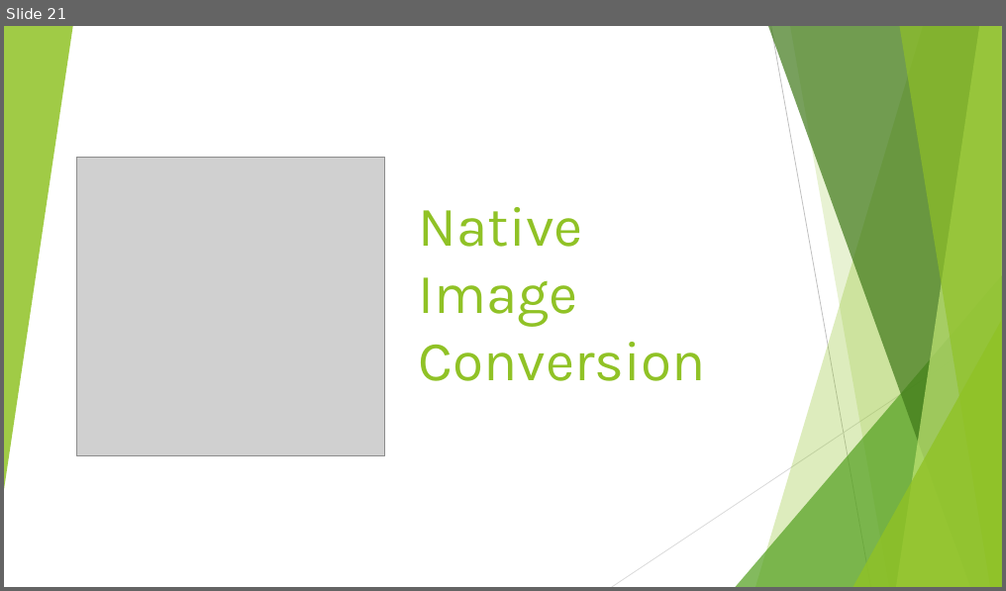
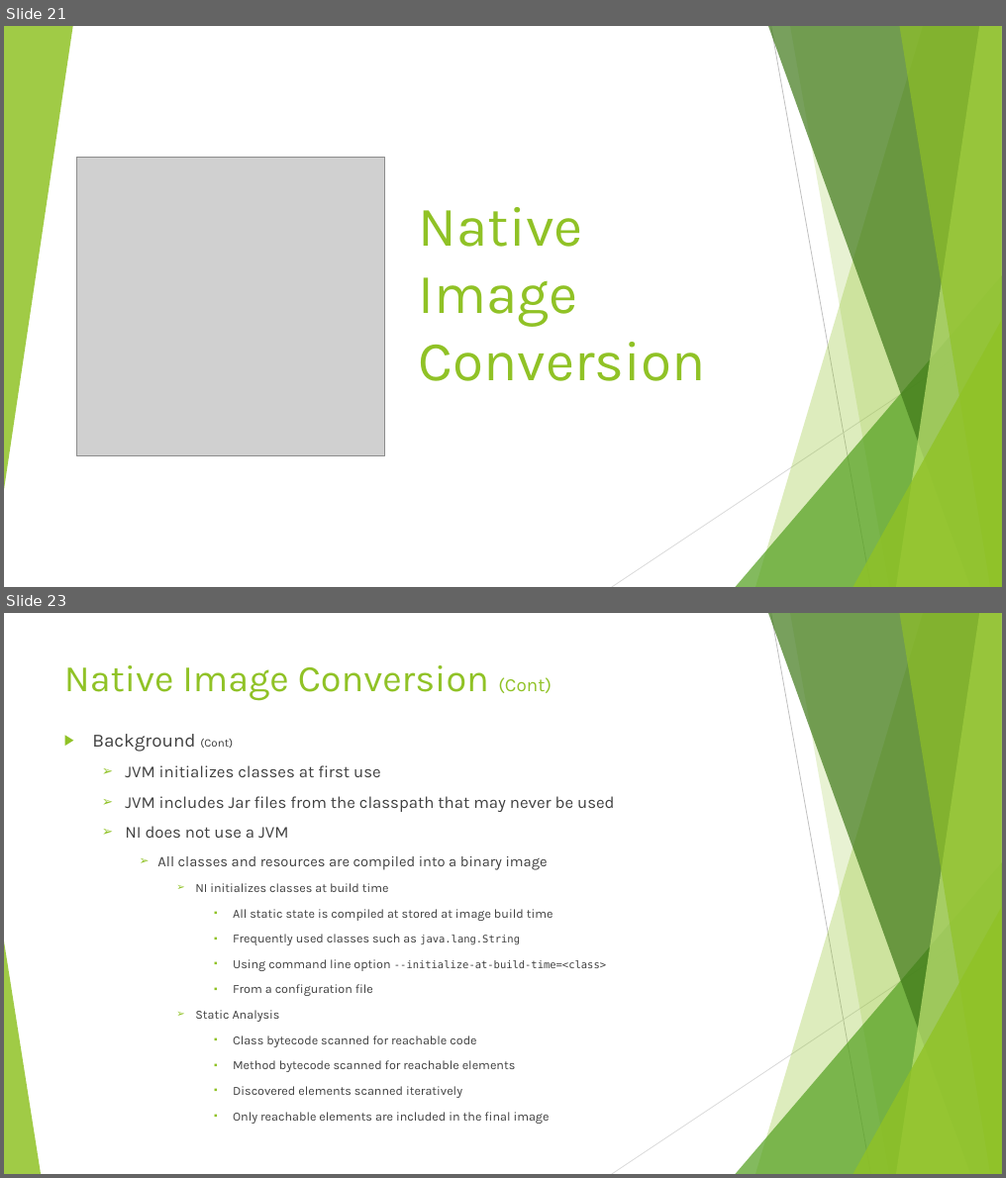
Before and after one commit to Rohan427/Qpid4Graal, a slide deck: doc/reference/GraalVm _Upgrade.pptx. Shown one above the other, each under a label of ours: slide 21 before the commit, slides 21 and 23 after it; the slides between them are not shown. The pictures are 1006x591 and 1006x1178 pixels, drawn with LibreOffice and Linux fonts; fonts in the diff are those of the drawing; grey boxes stand for pictures. Boxes give left, top, right and bottom in pixels: in the first picture for what was removed or moved away, otherwise in the second. Text is boxed around its words. In the diff, an @@ line names an element or a change of style, - is before the commit and + after.

```diff
--- a/doc/reference/GraalVm _Upgrade.pptx
+++ b/doc/reference/GraalVm _Upgrade.pptx
@@ slide 23 added at (x1=4, y1=613, x2=1002, y2=1174), background #FFFFFF; not listed: 9 template elements that a slide beside it also shows @@
@@ title added at (x1=64, y1=665, x2=551, y2=700), 36 pt, text #90C226 @@
+Native Image Conversion (Cont)
@@ text added at (x1=92, y1=734, x2=614, y2=1124), 12 pt, text #404040 @@
+▶ Background (Cont)
+  ➢ JVM initializes classes at first use
+  ➢ JVM includes Jar files from the classpath that may never be used
+  ➢ NI does not use a JVM
+    ➢ All classes and resources are compiled into a binary image
+      ➢ NI initializes classes at build time
+        ▪ All static state is compiled at stored at image build time
+        ▪ Frequently used classes such as java.lang.String
+        ▪ Using command line option --initialize-at-build-time=<class>
+        ▪ From a configuration file
+      ➢ Static Analysis
+        ▪ Class bytecode scanned for reachable code
+        ▪ Method bytecode scanned for reachable elements
+        ▪ Discovered elements scanned iteratively
+        ▪ Only reachable elements are included in the final image
@@ triangle added at (x1=4, y1=942, x2=41, y2=1174), fill #90C226 at 85% opacity @@
```
Also in this commit, not shown: 6 slides changed, 5 other slides added, 2 other files.
